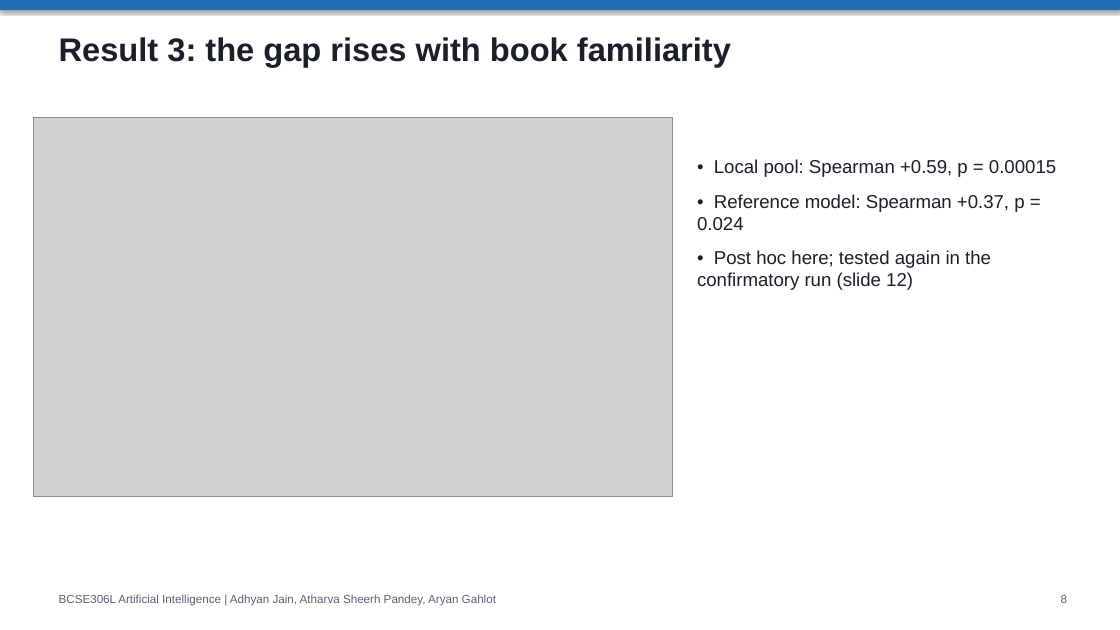
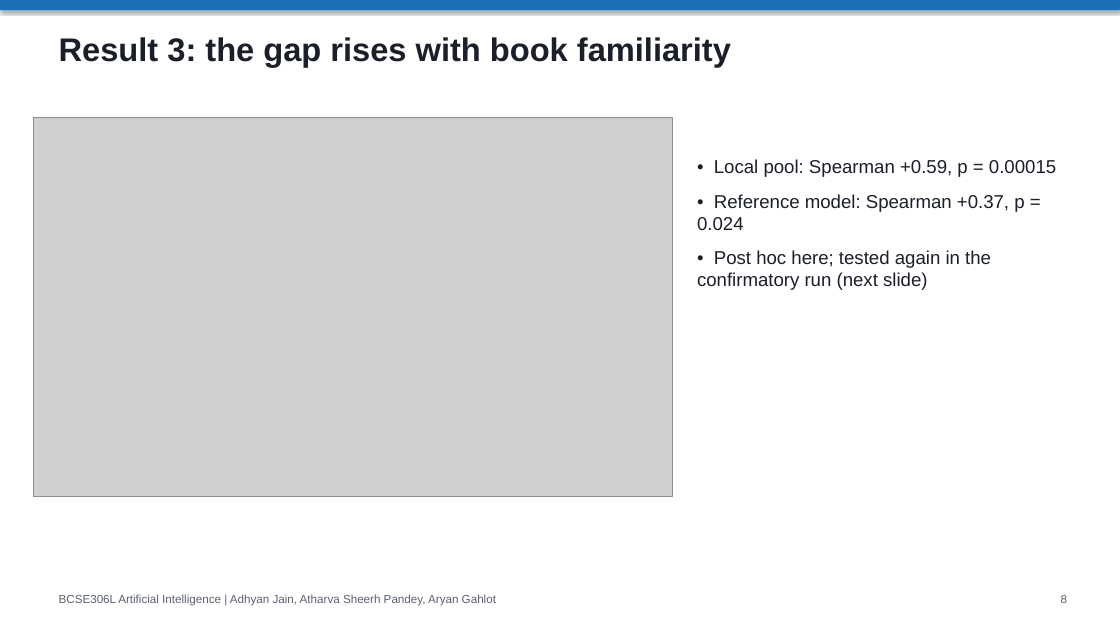
Before and after one commit to adhyan-jain/EchoTales, a slide deck: slide 8 of EchoTales_Research_Presentation.pptx. Drawn at 1120x630 pixels with LibreOffice and Linux fonts; fonts in the diff are those of the drawing; grey boxes stand for pictures. Boxes give left, top, right and bottom in pixels: in the first picture for what was removed or moved away, otherwise in the second. Text is boxed around its words. In the diff, an @@ line names an element or a change of style, - is before the commit and + after.

```diff
--- a/EchoTales_Research_Presentation.pptx
+++ b/EchoTales_Research_Presentation.pptx
@@ text at bbox=[697, 250, 991, 290]: text changed @@
-• Post hoc here; tested again in the confirmatory run (slide 12)
+• Post hoc here; tested again in the confirmatory run (next slide)
```
Also in this commit, not shown: 4 other slides changed, 7 other files.
